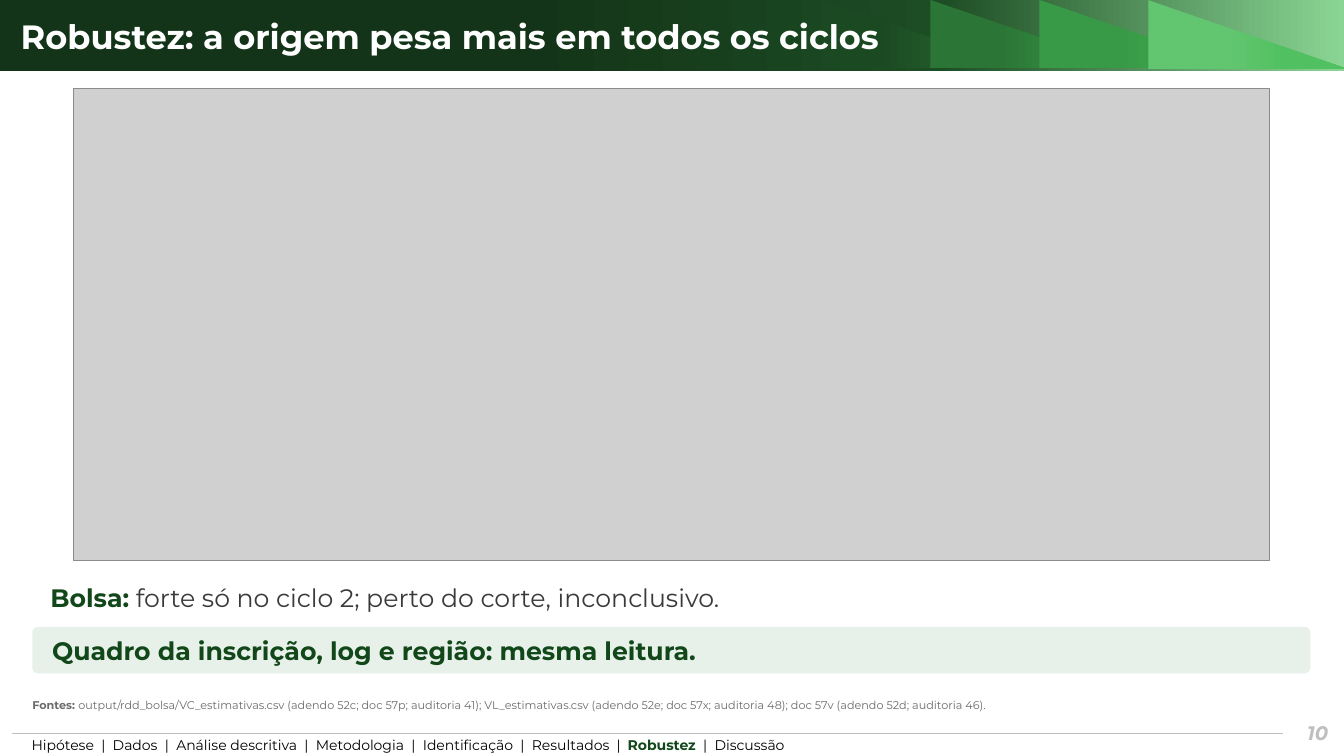
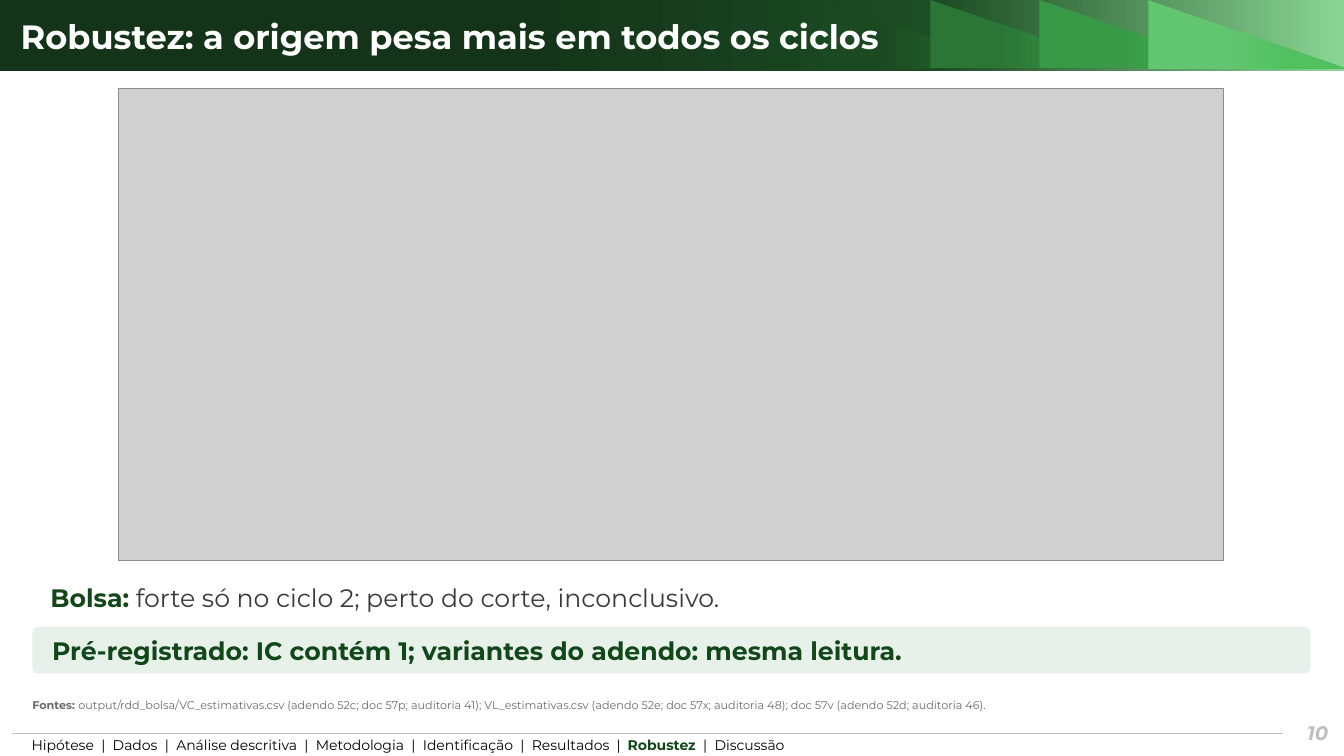
Before and after one commit to ka1victor/impact-eval-health-econ-pmme, a slide deck: slide 10 of output/apresentacao_banca2/deck_banca2_curto.pptx. Drawn at 1344x756 pixels with LibreOffice and Linux fonts; fonts in the diff are those of the drawing; grey boxes stand for pictures; background and template pictures are left out. Boxes give left, top, right and bottom in pixels: in the first picture for what was removed or moved away, otherwise in the second. Text is boxed around its words. In the diff, an @@ line names an element or a change of style, - is before the commit and + after.

```diff
--- a/output/apresentacao_banca2/deck_banca2_curto.pptx
+++ b/output/apresentacao_banca2/deck_banca2_curto.pptx
@@ picture: place and size @@
-picture at (74, 89, 1270, 561)
+picture at (119, 89, 1224, 561)
@@ text in rounded rectangle at (52, 640, 901, 665): text changed @@
-Quadro da inscrição, log e região: mesma leitura.
+Pré-registrado: IC contém 1; variantes do adendo: mesma leitura.
```
Also in this commit, not shown: 2 other slides changed, 22 other files.
